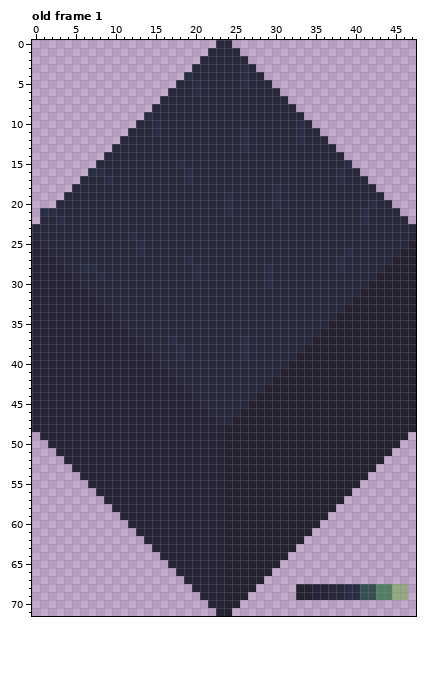
Pixel-art file: resources/asesprite/Block-Grass.aseprite. Above: the version before the commit.
48x72 pixels, 6 frames. Shown: old frame 1. The commit also changed other frames, which this record leaves out.
Once edited:
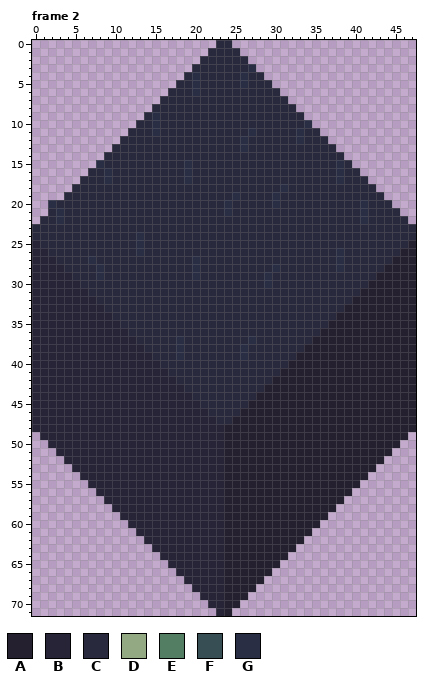
Palette (. is transparent): A #252030  B #272437  C #29293e  D #92a984  E #547e64  F #374e54  G #2a2e45
A new or re-ordered frame is compared with the old frame closest to it.
Diff:
layer "Diffuse/Layer 1" now hidden
frames re-ordered
Frame 2 against old frame 1:
y 3: x 26..27 GC -> CG
y 4: x 19..20 GC -> CG
y 9: x 14..15 GC -> CG
y 10: x 33..34 GC -> CG
y 11: x 26..27 GC -> CG
y 15: x 8 C -> G; x 18..19 GC -> CG; x 38..39 CG -> GC
y 16: x 7..9 GGC -> CCG
y 18: x 30..31 GC -> CG
y 19: x 24..25 GC -> CG
y 20: x 2 . -> G; x 41..42 CG -> GC
y 21: x 1..3 GGC -> .CG
y 24: x 12..13 GC -> CG
y 26: x 38..39 CG -> GC
y 27: x 7 C -> G; x 19..20 GC -> CG
y 28: x 6..8 GGC -> CCG; x 29..30 GC -> CG
y 37: x 17..18 GC -> CG; x 26..27 GC -> CG
y 68..69: x 33..46 AABBCCGGFFEEDD -> ..............
